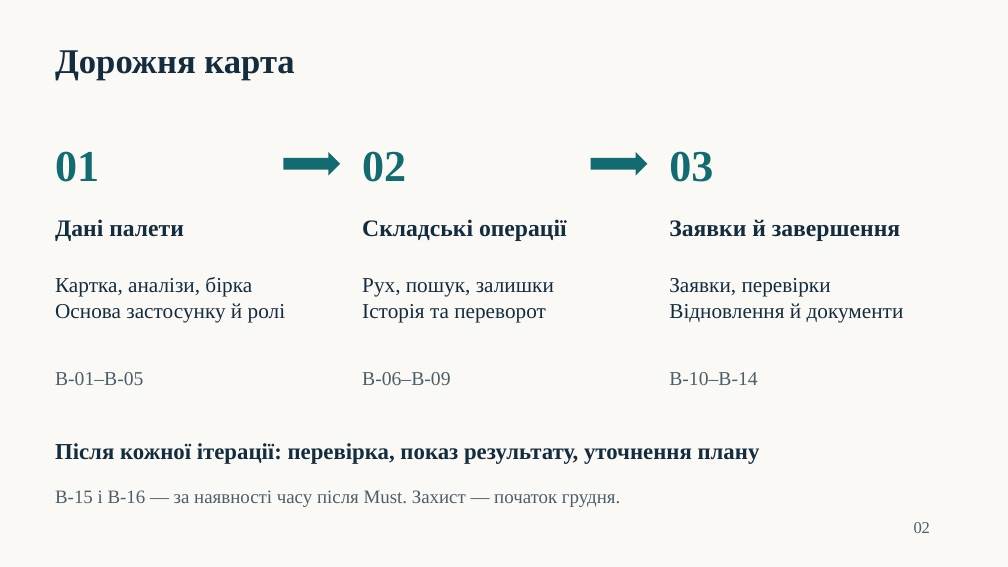
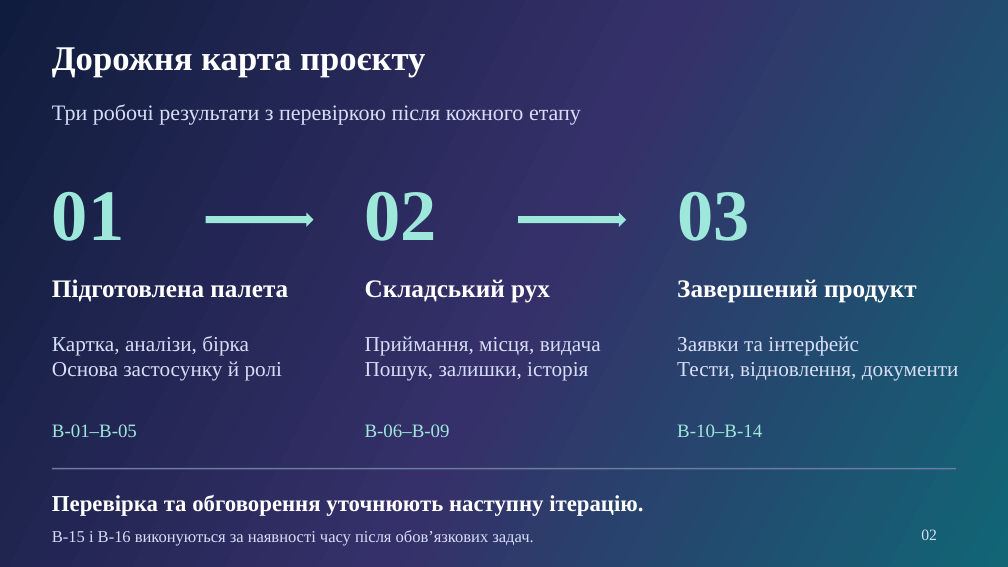
Before and after one commit to olehabram/pallet-warehouse, a slide deck: slide 2 of docs/Iterations_Discussion.pptx. Drawn at 1008x567 pixels with LibreOffice and Linux fonts; fonts in the diff are those of the drawing. Boxes give left, top, right and bottom in pixels: in the first picture for what was removed or moved away, otherwise in the second. Text is boxed around its words. In the diff, an @@ line names an element or a change of style, - is before the commit and + after.

Commit message:
Оновлено дизайн презентації ітерацій
Додано градієнти, схеми готовності й руху палети та різні композиції слайдів. Титульний слайд доповнено назвою університету, дисципліною, назвою роботи та викладачкою Мулесою О. Ю.

```diff
--- a/docs/Iterations_Discussion.pptx
+++ b/docs/Iterations_Discussion.pptx
@@ background #FAF9F5 to gradient #101C3D to #353069 to #116575 @@
@@ text at bbox=[52, 47, 425, 76]: text changed; text colour #132C3E to #FFFFFF @@
-Дорожня карта
+Дорожня карта проєкту
@@ text added at bbox=[52, 104, 581, 125], 21 pt, text #D7DDF6 @@
+Три робочі результати з перевіркою після кожного етапу
@@ size 42 to 69 pt, text colour #126B70 to #9DE7DB in 3 elements at bbox=[677, 192, 749, 241], bbox=[365, 192, 437, 241], bbox=[52, 192, 124, 241] @@
@@ text "01": place and size @@
-text "01" at bbox=[55, 151, 99, 182]
+text "01" at bbox=[52, 192, 124, 241]
@@ right arrow removed at bbox=[284, 152, 340, 175] @@
@@ text "02": place and size @@
-text "02" at bbox=[362, 151, 406, 182]
+text "02" at bbox=[365, 192, 437, 241]
@@ right arrow removed at bbox=[591, 152, 647, 175] @@
@@ text "03": place and size @@
-text "03" at bbox=[669, 151, 713, 182]
+text "03" at bbox=[677, 192, 749, 241]
@@ text removed at bbox=[55, 219, 184, 241] @@
-Дані палети
@@ right arrow added at bbox=[206, 212, 314, 227], fill #9DE7DB @@
@@ text removed at bbox=[362, 219, 567, 241] @@
-Складські операції
@@ right arrow added at bbox=[518, 212, 626, 227], fill #9DE7DB @@
@@ text removed at bbox=[669, 219, 900, 241] @@
-Заявки й завершення
@@ text added at bbox=[52, 279, 288, 302], 24 pt, text #FFFFFF, bold @@
+Підготовлена палета
@@ text added at bbox=[365, 279, 550, 303], 24 pt, text #FFFFFF, bold @@
+Складський рух
@@ text at bbox=[677, 279, 917, 303]: text changed; size 20.2 to 24 pt; text colour #132C3E to #FFFFFF; bold on @@
-Заявки, перевірки
-Відновлення й документи
+Завершений продукт
@@ text "Картка, аналізи, бірка": place and size @@
-text "Картка, аналізи, бірка" at bbox=[55, 277, 285, 323]
+text "Картка, аналізи, бірка" at bbox=[52, 336, 282, 381]
@@ text "Картка, аналізи, бірка" at bbox=[52, 336, 282, 381]: text colour #132C3E to #D7DDF6 @@
@@ text at bbox=[365, 336, 601, 381]: text changed; text colour #132C3E to #D7DDF6 @@
-Рух, пошук, залишки
-Історія та переворот
+Приймання, місця, видача
+Пошук, залишки, історія
@@ text added at bbox=[677, 336, 959, 381], 20.2 pt, text #D7DDF6 @@
+Заявки та інтерфейс
+Тести, відновлення, документи
@@ text "B-01–B-05": place and size @@
-text "B-01–B-05" at bbox=[55, 372, 143, 385]
+text "B-01–B-05" at bbox=[52, 424, 137, 437]
@@ text "B-06–B-09": place and size @@
-text "B-06–B-09" at bbox=[362, 372, 450, 385]
+text "B-06–B-09" at bbox=[365, 424, 450, 437]
@@ size 18.8 to 18 pt, text colour #4C5E68 to #9DE7DB in 3 elements at bbox=[52, 424, 137, 437], bbox=[365, 424, 450, 437], bbox=[677, 424, 762, 437] @@
@@ text "B-10–B-14": place and size @@
-text "B-10–B-14" at bbox=[669, 372, 757, 385]
+text "B-10–B-14" at bbox=[677, 424, 762, 437]
@@ text removed at bbox=[55, 443, 760, 464] @@
-Після кожної ітерації: перевірка, показ результату, уточнення плану
@@ rectangle added at bbox=[52, 468, 957, 470], fill #6D7D9F @@
@@ text added at bbox=[52, 494, 643, 516], 21.8 pt, text #FFFFFF, bold @@
+Перевірка та обговорення уточнюють наступну ітерацію.
@@ text at bbox=[52, 530, 533, 546]: text changed; size 18 to 15.8 pt; text colour #4C5E68 to #D7DDF6 @@
-B-15 і B-16 — за наявності часу після Must. Захист — початок грудня.
+B-15 і B-16 виконуються за наявності часу після обов’язкових задач.
@@ text "02": place and size @@
-text "02" at bbox=[914, 522, 931, 533]
+text "02" at bbox=[921, 529, 937, 540]
@@ text "02" at bbox=[921, 529, 937, 540]: size 15.8 to 15 pt, text colour #4C5E68 to #D7DDF6 @@
```
Also in this commit, not shown: 4 other slides changed, 1 slide added, 1 slide removed.
